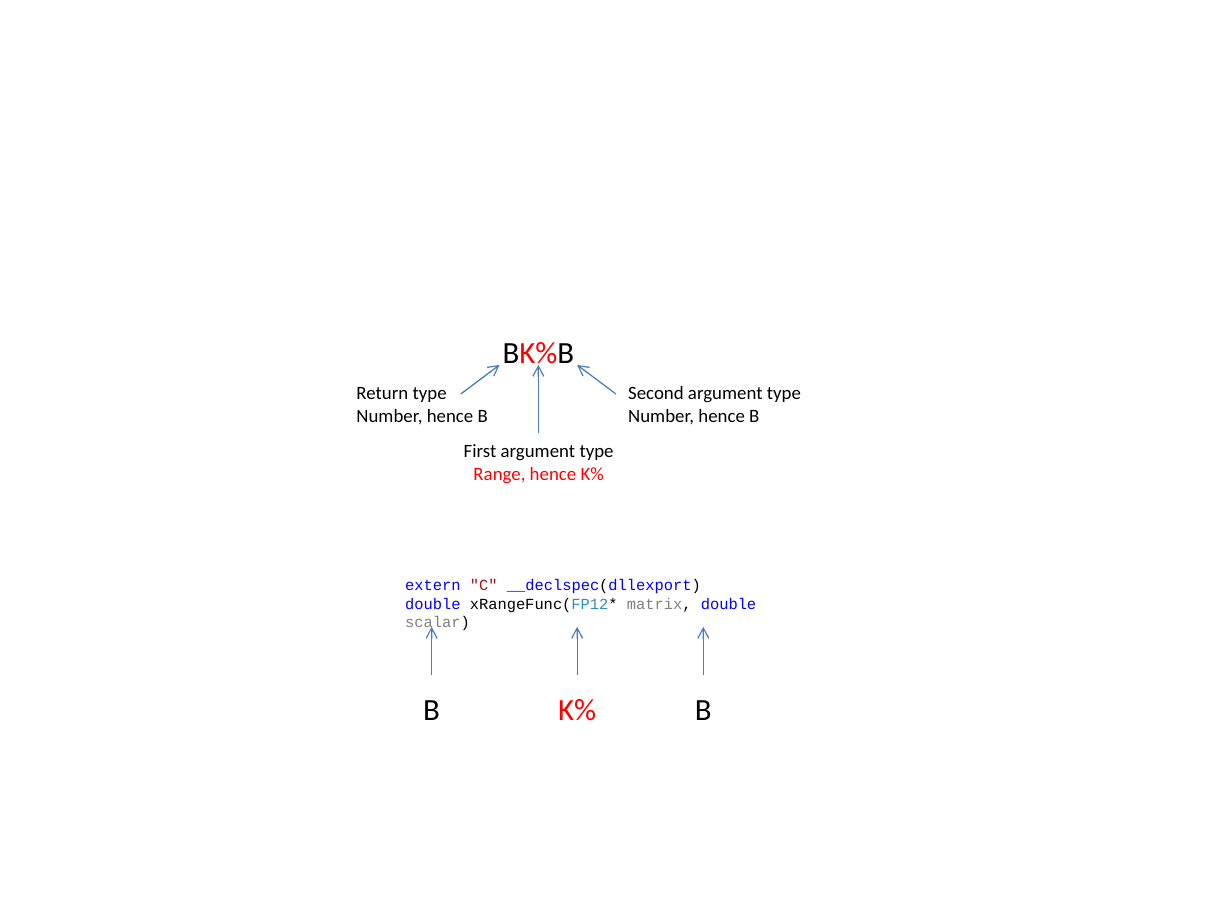
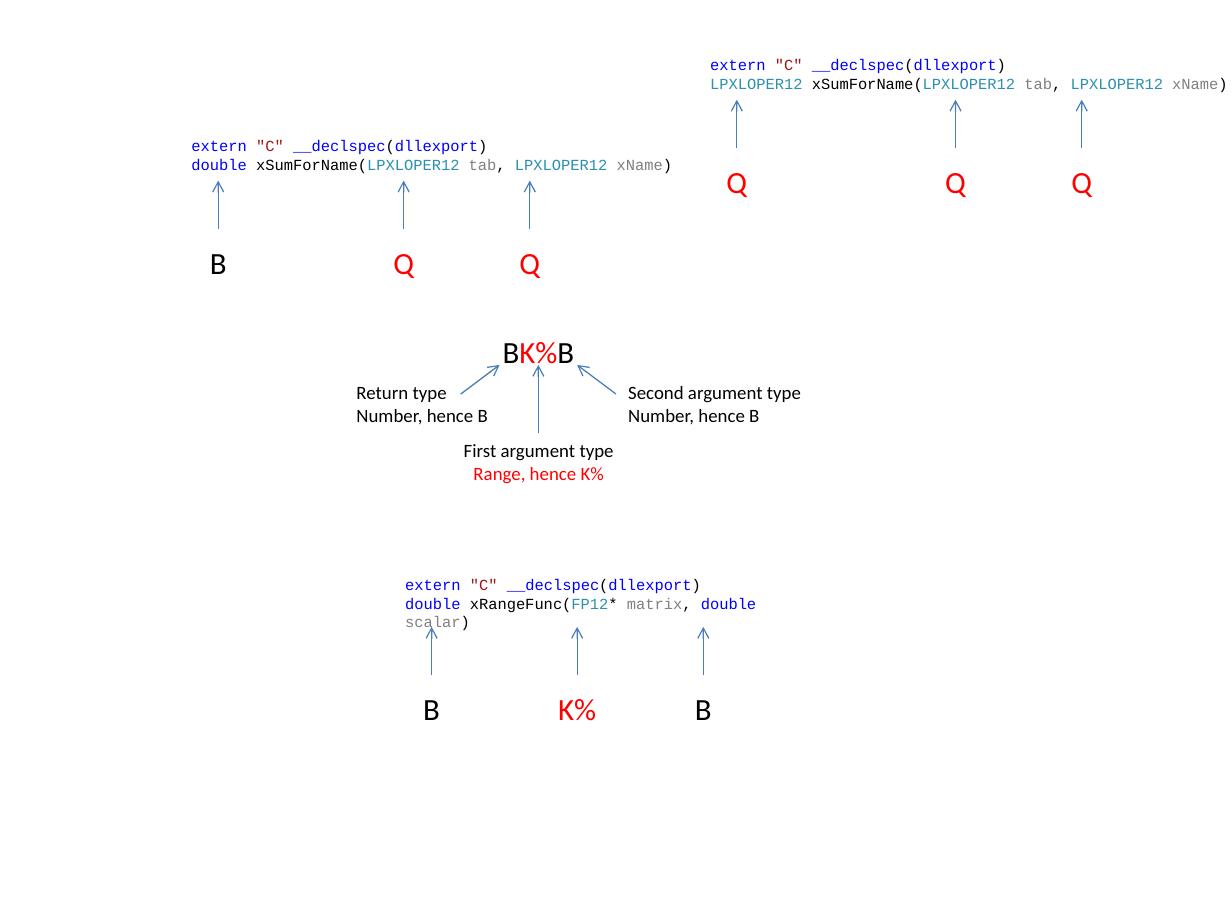
Before and after one commit to asavine/xlCppTutorial, a slide deck: slide 1 of pics.pptx. Drawn at 1232x924 pixels with LibreOffice and Linux fonts; fonts in the diff are those of the drawing. Boxes give left, top, right and bottom in pixels: in the first picture for what was removed or moved away, otherwise in the second. Text is boxed around its words. In the diff, an @@ line names an element or a change of style, - is before the commit and + after.

```diff
--- a/pics.pptx
+++ b/pics.pptx
@@ text added at box(710, 59, 1227, 93), 9 pt, text #2B91AF @@
+extern "C" __declspec(dllexport)
+LPXLOPER12 xSumForName(LPXLOPER12 tab, LPXLOPER12 xName)
@@ arrow added from (737, 148) to (737, 100), #4B7EBC 0.75 pt @@
@@ arrow added from (956, 148) to (956, 100), #4B7EBC 0.75 pt @@
@@ arrow added from (1082, 148) to (1082, 100), #4B7EBC 0.75 pt @@
@@ text added at box(191, 140, 672, 174), 9 pt, text #0000FF @@
+extern "C" __declspec(dllexport)
+double xSumForName(LPXLOPER12 tab, LPXLOPER12 xName)
@@ text added at box(726, 173, 747, 197), 18 pt, text #FF0000 @@
+Q
@@ text added at box(945, 173, 966, 197), 18 pt, text #FF0000 @@
+Q
@@ text added at box(1071, 173, 1092, 197), 18 pt, text #FF0000 @@
+Q
@@ arrow added from (218, 229) to (218, 181), #4B7EBC 0.75 pt @@
@@ arrow added from (404, 229) to (404, 181), #4B7EBC 0.75 pt @@
@@ arrow added from (530, 229) to (530, 181), #4B7EBC 0.75 pt @@
@@ text added at box(210, 254, 227, 274), 18 pt, text #000000 @@
+B
@@ text added at box(393, 254, 414, 278), 18 pt, text #FF0000 @@
+Q
@@ text added at box(519, 254, 540, 278), 18 pt, text #FF0000 @@
+Q
```
Also in this commit, not shown: 9 other files.
